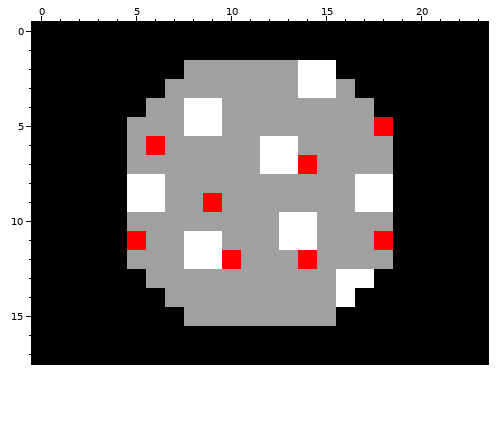
Two states of a pixel-art sprite, Media/rooms/room4.png. That is the earlier state.
The file is 24x18 pixels.
After:
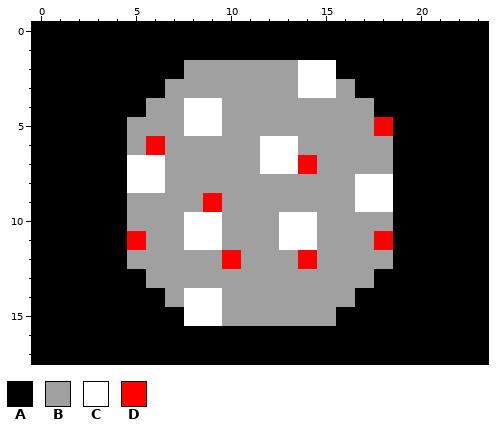
Palette (. is transparent): A #000000  B #a0a0a0  C #ffffff  D #ff0000
The exact change:
Colour B replaces colour C in row 9 at x 5 to 6; in row 12 at x 8 to 9; in row 13 at x 16 to 17; in row 14 at x 16.
Colour C replaces colour B in row 7 at x 5 to 6; in row 10 at x 8 to 9; in rows 14 to 15 at x 8 to 9.
